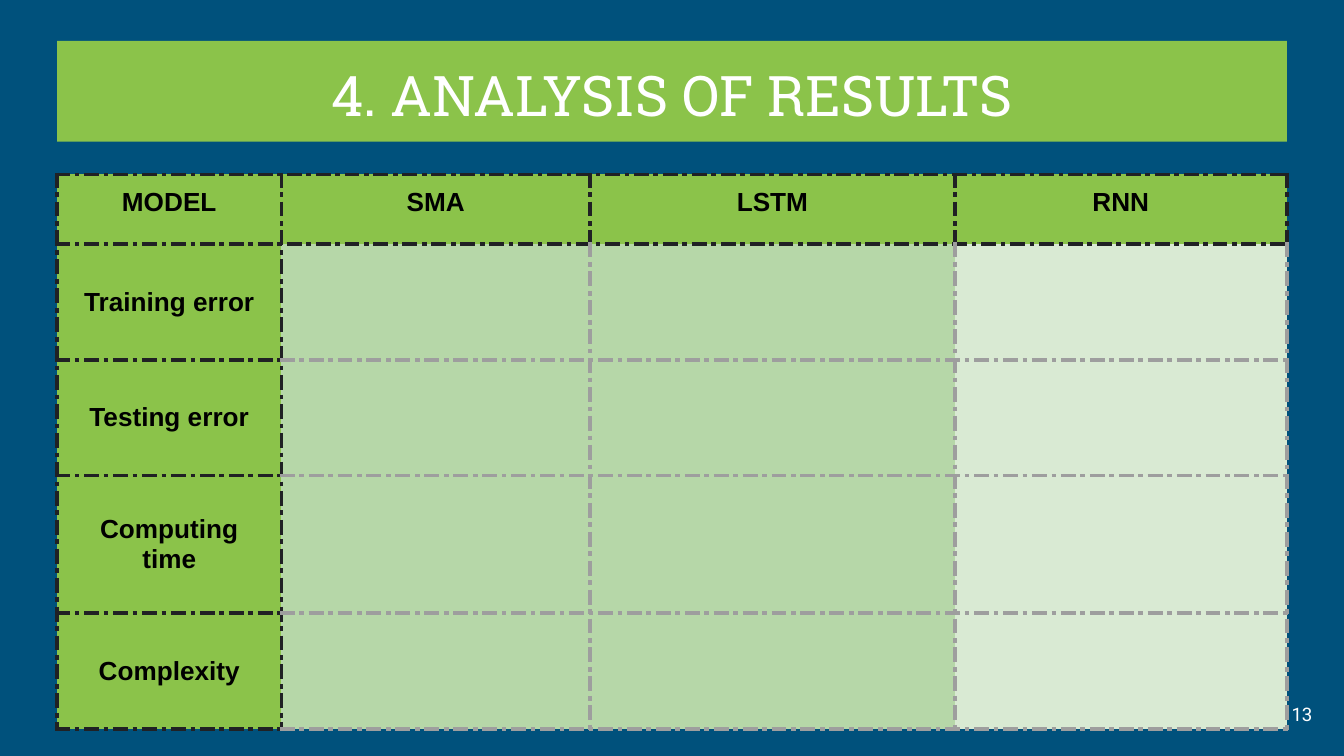
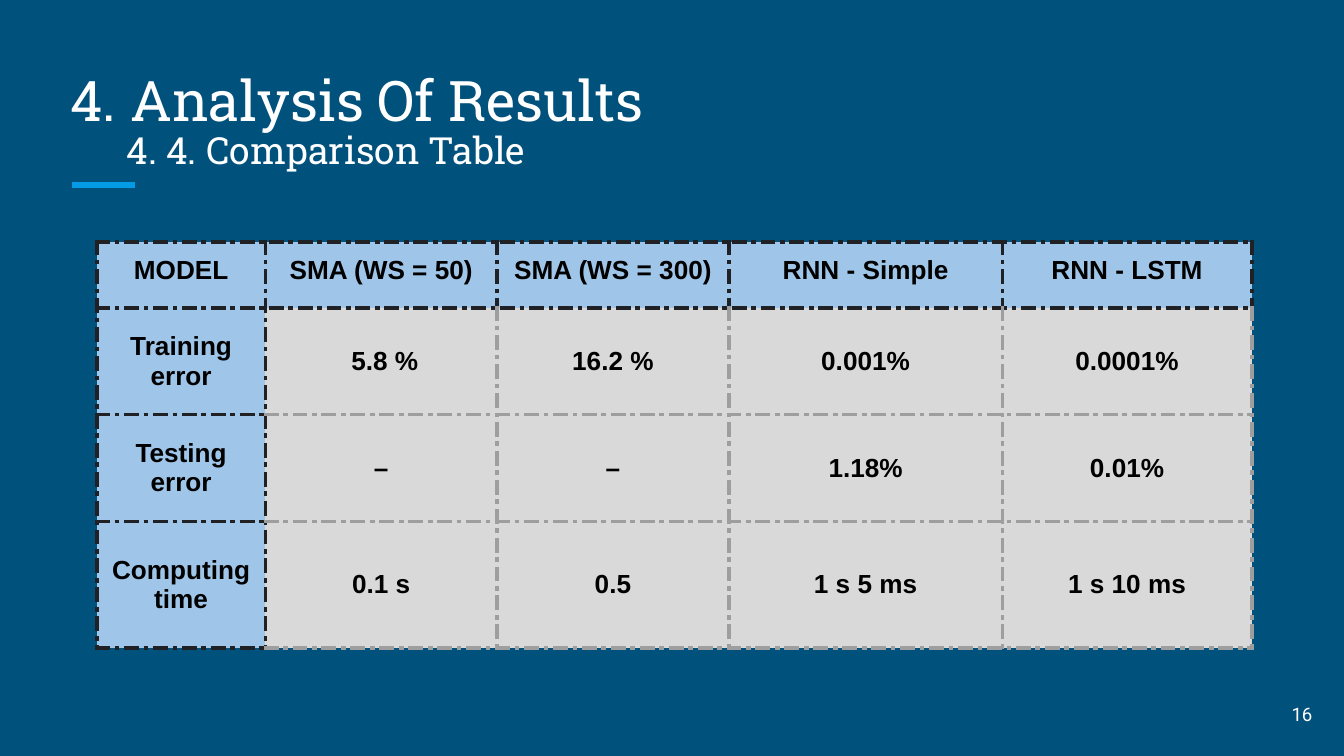
Before and after one commit to ferriitoo/CS584-Machine-Learning, a slide deck: slide 16 of project/CS584-ML-Project.pptx (slide 13 before the commit). Drawn at 1344x756 pixels with LibreOffice and Linux fonts; fonts in the diff are those of the drawing. Boxes give left, top, right and bottom in pixels: in the first picture for what was removed or moved away, otherwise in the second. Text is boxed around its words. In the diff, an @@ line names an element or a change of style, - is before the commit and + after.

```diff
--- a/project/CS584-ML-Project.pptx
+++ b/project/CS584-ML-Project.pptx
@@ title "4. Analysis Of Results": place and size @@
-title "4. Analysis Of Results" at [56,40,1286,141]
+title "4. Analysis Of Results" at [70,77,643,133]
@@ title "4. Analysis Of Results" at [70,77,643,133]: fill #8BC34A to none @@
@@ title at [70,77,643,133]: text changed @@
-4. ANALYSIS OF RESULTS
+4. Analysis Of Results
@@ text added at [126,130,525,172], 20 pt, text #FFFFFF @@
+4. 4. Comparison Table
@@ table at [97,242,1250,683] @@
-MODEL | SMA | LSTM | RNN
-Training error |  |  | 
-Testing error |  |  | 
-Computing time |  |  | 
-Complexity |  |  | 
+MODEL | SMA (WS = 50) | SMA (WS = 300) | RNN - Simple | RNN - LSTM
+Training error | 5.8 % | 16.2 % | 0.001% | 0.0001%
+Testing error | – | – | 1.18% | 0.01%
+Computing time | 0.1 s | 0.5 | 1 s 5 ms | 1 s 10 ms
@@ table: place and size @@
-table at [56,175,1286,690]
+table at [97,242,1250,683]
@@ page number at [1292,707,1313,721]: text changed @@
-13
+16
```
Also in this commit, not shown: 9 other slides changed, 8 slides added, 6 slides removed, 1 other file.
